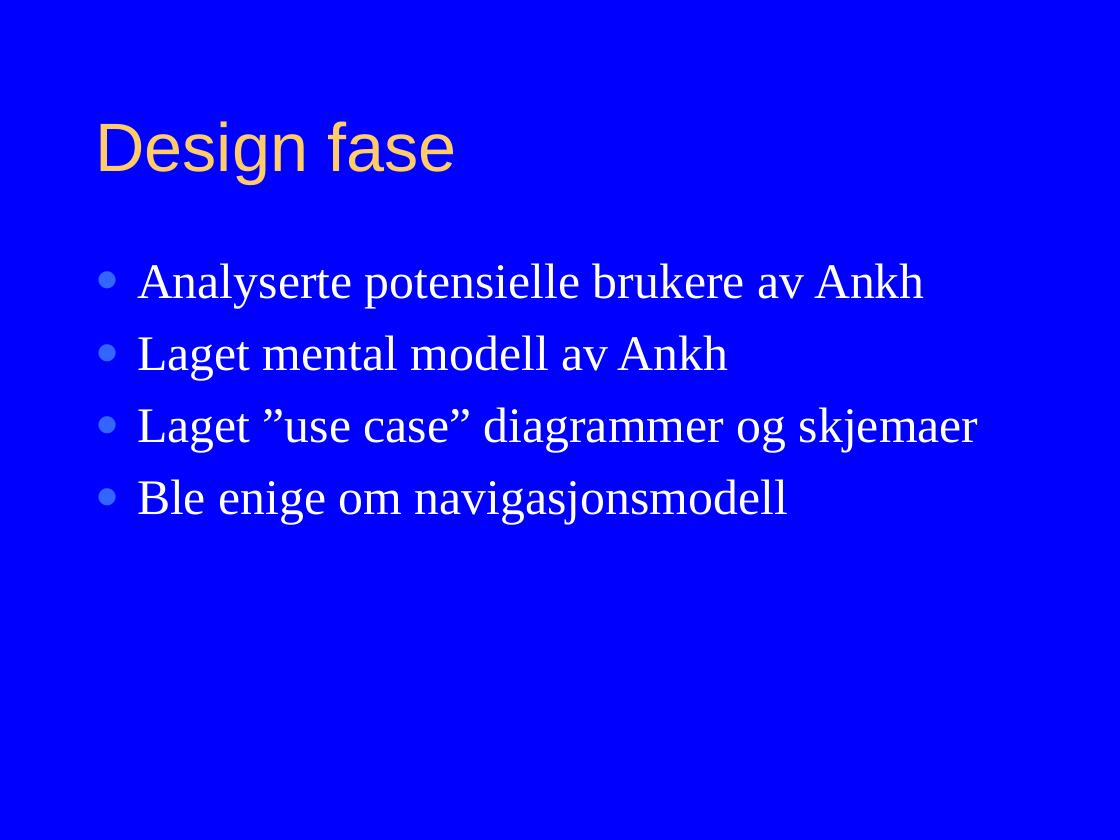
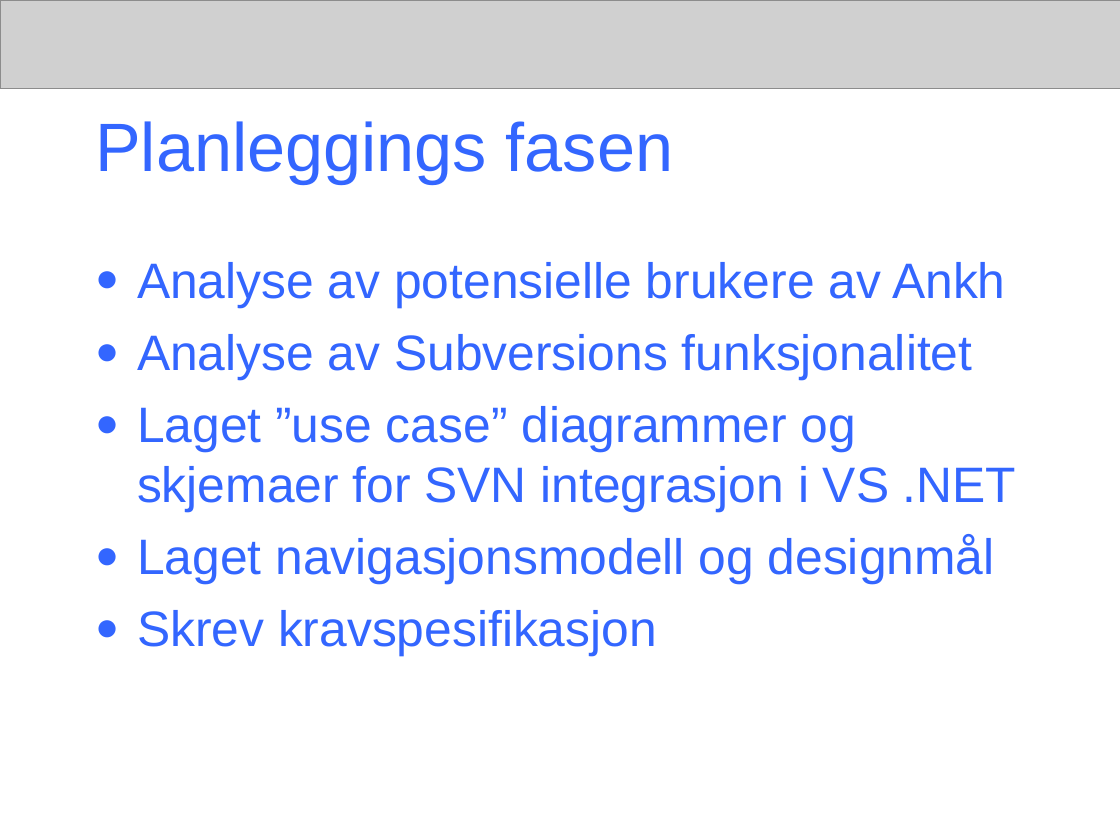
Before and after one commit to chucker/AnkhSVN, a slide deck: slide 16 of doc/powerpoint/Subversion_addin_for_VS.NET.ppt (slide 17 before the commit). Drawn at 1120x840 pixels with LibreOffice and Linux fonts; fonts in the diff are those of the drawing; grey boxes stand for pictures. Boxes give left, top, right and bottom in pixels: in the first picture for what was removed or moved away, otherwise in the second. Text is boxed around its words. In the diff, an @@ line names an element or a change of style, - is before the commit and + after.

Commit message:
The presentation contain:
* Title of final project, name of authors
* Background
- Revision control: wc, revision, repository to be explained
- Subversion
- CollabNet
- VS.NET
- Aim of the final project

*Content
- Functionality of NSvn
- Navigation model of Ankh
- What can Ankh do?
- Example of how Ankh works: Manual demo performed at school PC
- Ankh Help: Manual demo performed at school PC
- Improvements of GUI
- Testing of Ankh
- Challenges and development environment
- Conclusion

White background, "ankh header" without letters or symbol

```diff
--- a/doc/powerpoint/Subversion_addin_for_VS.NET.ppt
+++ b/doc/powerpoint/Subversion_addin_for_VS.NET.ppt
@@ background #0000FF to #FFFFFF @@
@@ picture added at (x1=0, y1=0, x2=1120, y2=88) @@
@@ title at (x1=95, y1=121, x2=673, y2=184): text changed; text colour #FFCC66 to #3366FF @@
-Design fase
+Planleggings fasen
@@ text at (x1=137, y1=262, x2=1016, y2=657): text changed; font Times New Roman to Arial; text colour #FFFFFF to #3366FF @@
-● Analyserte potensielle brukere av Ankh
-● Laget mental modell av Ankh
-● Laget ”use case” diagrammer og skjemaer
-● Ble enige om navigasjonsmodell
+● Analyse av potensielle brukere av Ankh
+● Analyse av Subversions funksjonalitet
+● Laget ”use case” diagrammer og skjemaer for SVN integrasjon i VS .NET
+● Laget navigasjonsmodell og designmål
+● Skrev kravspesifikasjon
```
Also in this commit, not shown: 12 other slides changed, 9 slides added, 7 slides removed.
